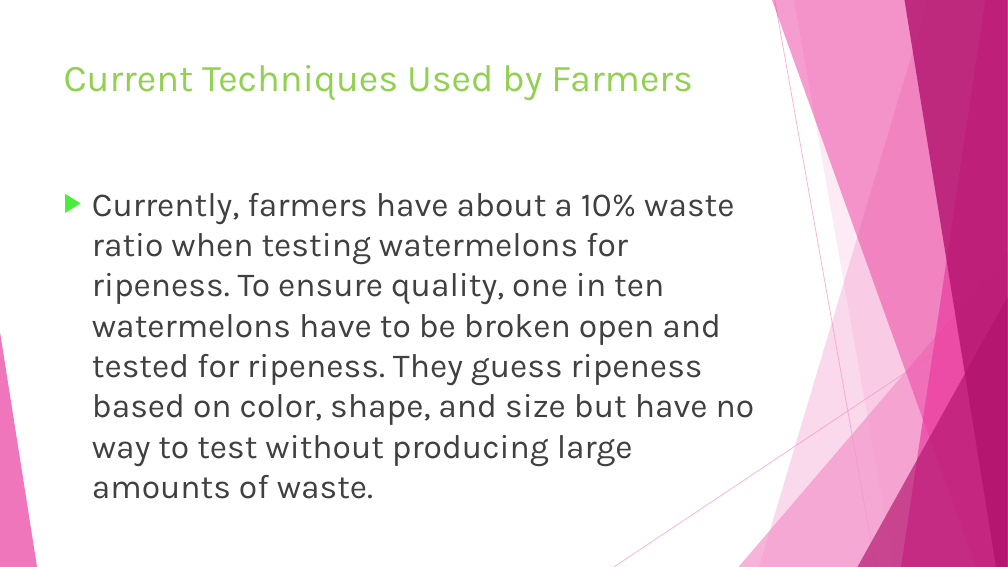
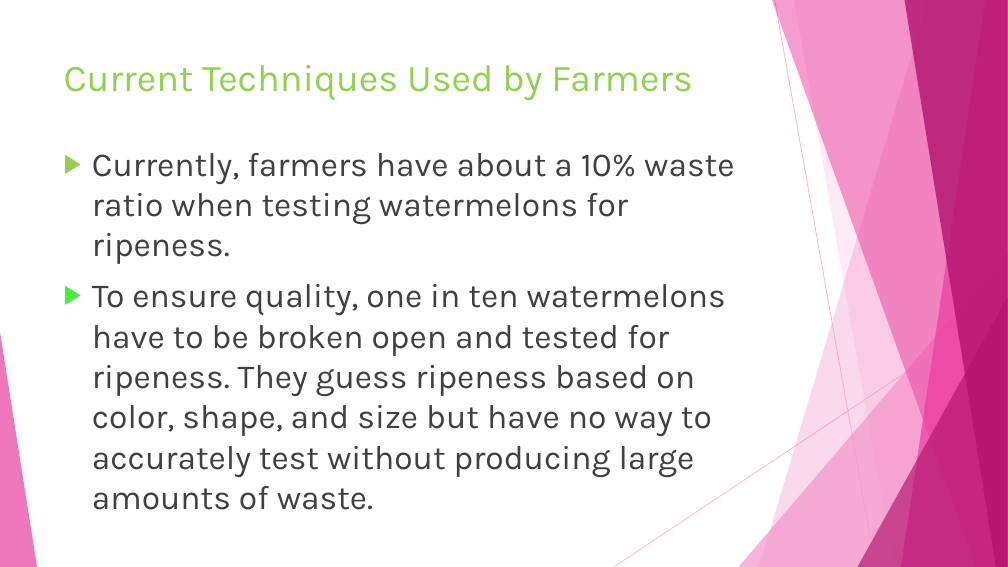
Before and after one commit to kaitlin737/Watermelon-Testing, a slide deck: slide 3 of softwareengineering.pptx. Drawn at 1008x567 pixels with LibreOffice and Linux fonts; fonts in the diff are those of the drawing. Boxes give left, top, right and bottom in pixels: in the first picture for what was removed or moved away, otherwise in the second. Text is boxed around its words. In the diff, an @@ line names an element or a change of style, - is before the commit and + after.

```diff
--- a/softwareengineering.pptx
+++ b/softwareengineering.pptx
@@ text at bbox=[92, 153, 734, 510]: text changed @@
-▶ Currently, farmers have about a 10% waste ratio when testing watermelons for ripeness. To ensure quality, one in ten watermelons have to be broken open and tested for ripeness. They guess ripeness based on color, shape, and size but have no way to test without producing large amounts of waste.
+▶ Currently, farmers have about a 10% waste ratio when testing watermelons for ripeness.
+▶ To ensure quality, one in ten watermelons have to be broken open and tested for ripeness. They guess ripeness based on color, shape, and size but have no way to accurately test without producing large amounts of waste.
```
Also in this commit, not shown: 3 other slides changed, 2 slides added, 1 slide removed.
